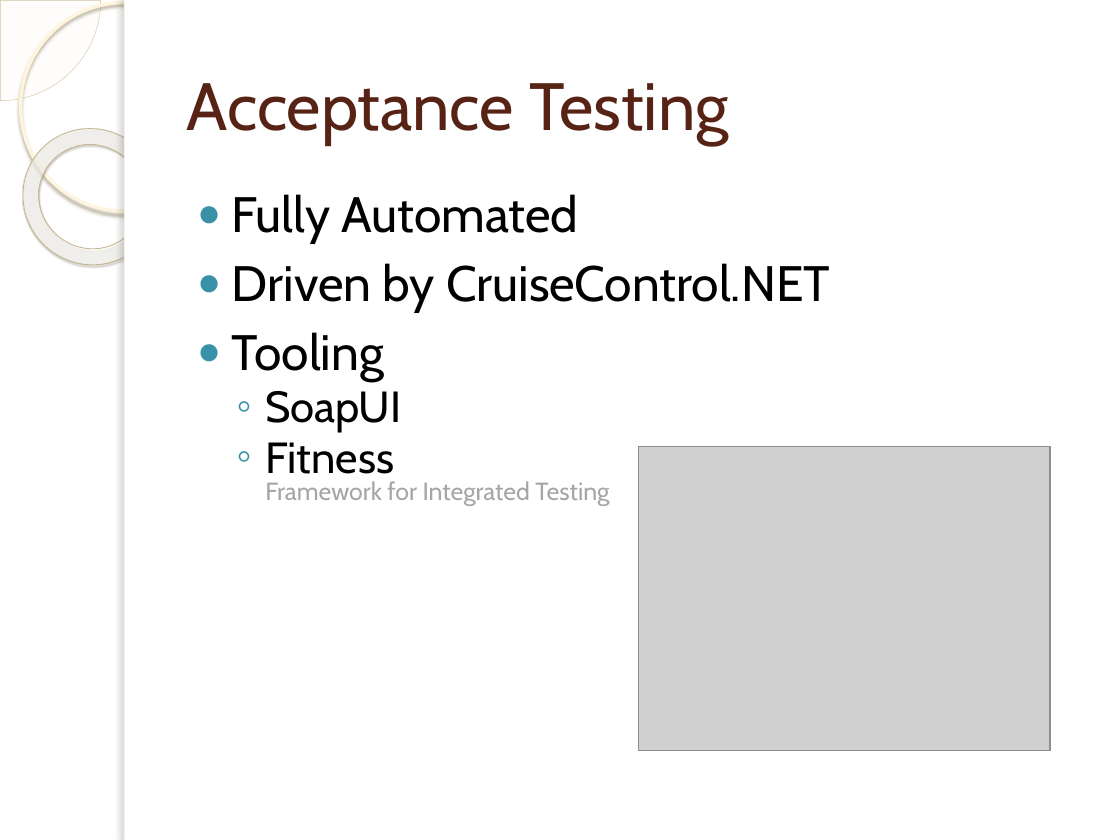
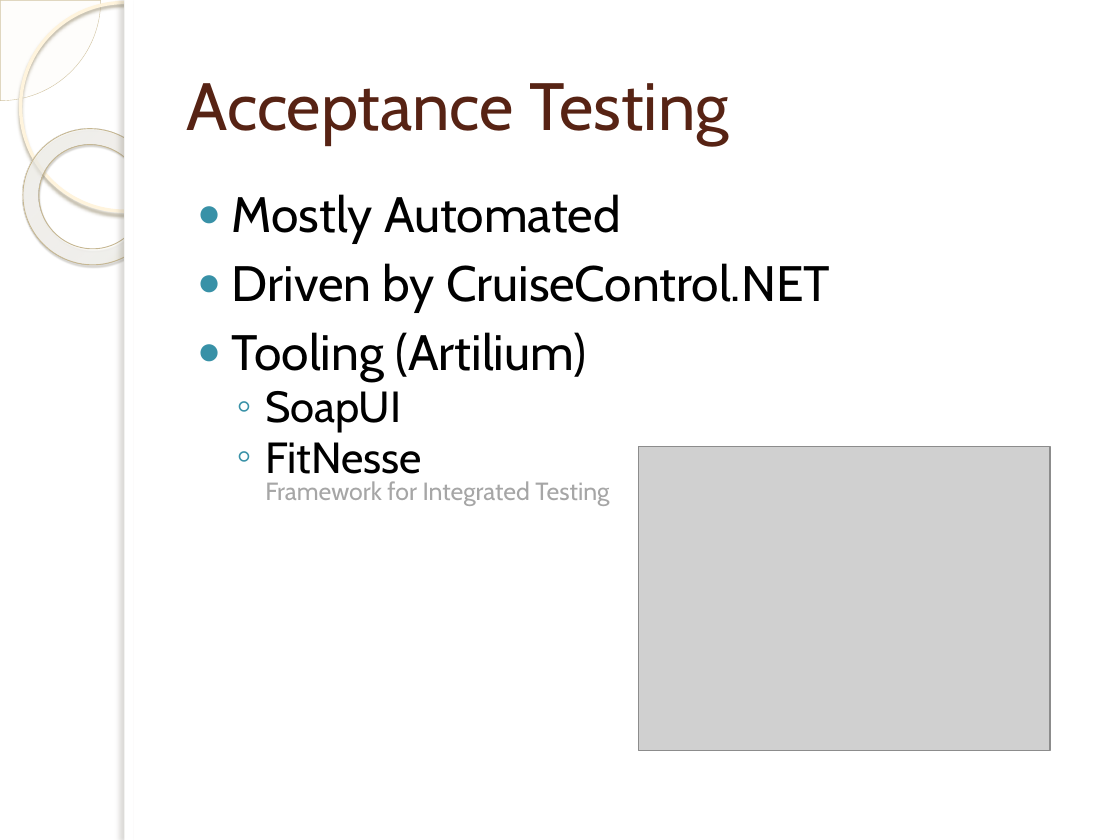
Before and after one commit to michelgrootjans/foresee, a slide deck: slide 7 of Agile.net/dotnet.pptx. Drawn at 1120x840 pixels with LibreOffice and Linux fonts; fonts in the diff are those of the drawing; grey boxes stand for pictures; background and template pictures are left out. Boxes give left, top, right and bottom in pixels: in the first picture for what was removed or moved away, otherwise in the second. Text is boxed around its words. In the diff, an @@ line names an element or a change of style, - is before the commit and + after.

```diff
--- a/Agile.net/dotnet.pptx
+++ b/Agile.net/dotnet.pptx
@@ text at [232,194,621,243]: text changed @@
-● Fully Automated
+● Mostly Automated
@@ text at [232,332,586,381]: text changed @@
-● Tooling
+● Tooling (Artilium)
@@ text at [265,442,609,506]: text changed @@
-  ◦ Fitness
-    Framework for Integrated Testing
+  ◦ FitNesse
+    Framework for Integrated Testing
```
Also in this commit, not shown: 3 other slides changed, 4 other files.
